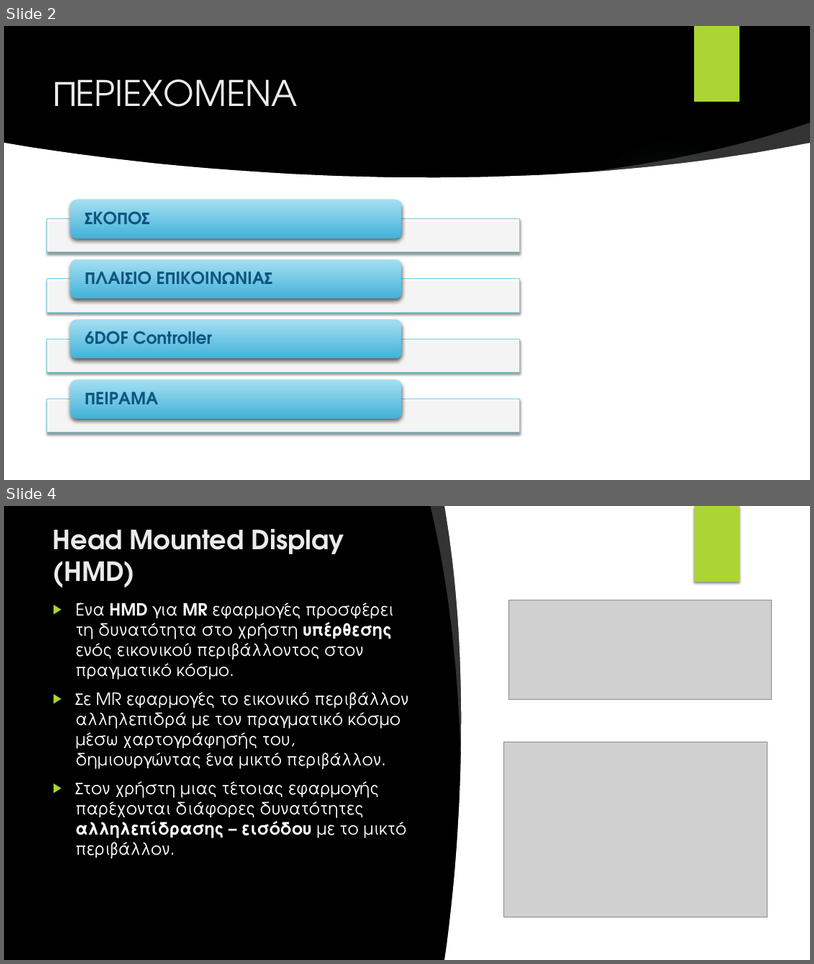
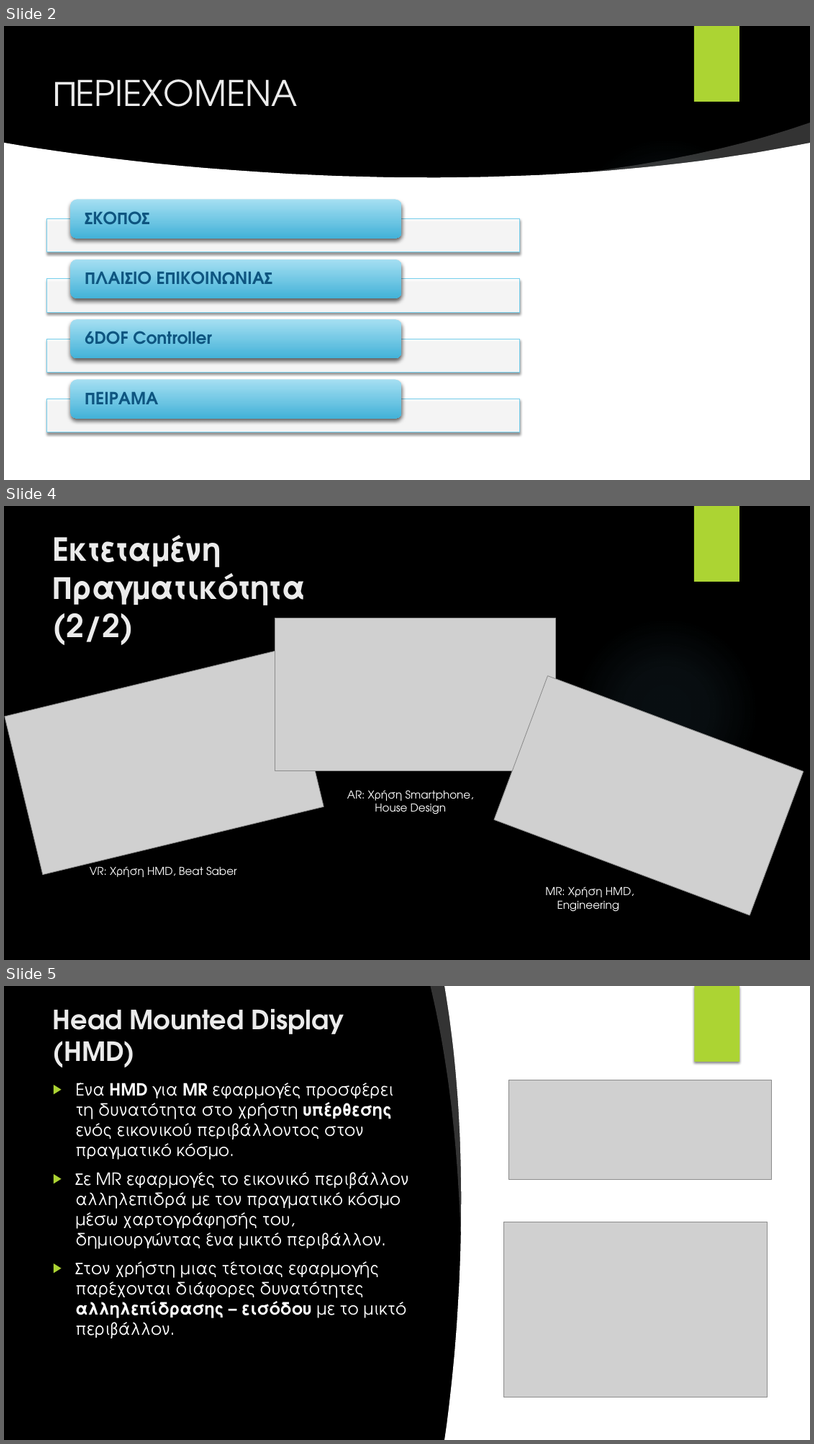
Before and after one commit to HeftyCoder/UnityInputTransfer, a slide deck: Hololens/Dev Log/Thesis/Thesis Presentation.pptx. Shown one above the other, each under a label of ours: slides 2 and 4 before the commit, slides 2, 4 and 5 after it; the slides between them are not shown. The pictures are 814x964 and 814x1444 pixels, drawn with LibreOffice and Linux fonts; fonts in the diff are those of the drawing; grey boxes stand for pictures; background and template pictures are left out. Boxes give left, top, right and bottom in pixels: in the first picture for what was removed or moved away, otherwise in the second. Text is boxed around its words. In the diff, an @@ line names an element or a change of style, - is before the commit and + after.

```diff
--- a/Hololens/Dev Log/Thesis/Thesis Presentation.pptx
+++ b/Hololens/Dev Log/Thesis/Thesis Presentation.pptx
@@ slide 4 added at [4,506,810,960], background picture (left out); not listed: 2 template elements that a slide beside it also shows @@
@@ title added at [53,535,306,645], 37.8 pt, text #EBEBEB, bold @@
+Εκτεταμένη Πραγματικότητα (2/2)
@@ picture added at [275,618,556,770] @@
@@ picture added at [5,649,324,875] @@
@@ picture added at [494,676,804,916] @@
@@ text added at [347,790,474,814], 13 pt, text #FFFFFF @@
+AR: Χρήση Smartphone,
+House Design
@@ text added at [90,866,237,877], 13 pt, text #FFFFFF @@
+VR: Χρήση HMD, Beat Saber
@@ text added at [545,886,635,911], 13 pt, text #FFFFFF @@
+MR: Χρήση HMD,
+Engineering
@@ what was slide 4 is now slide 5 @@
```
Also in this commit, not shown: 2 slides changed, 6 other slides added, 1 other file.
